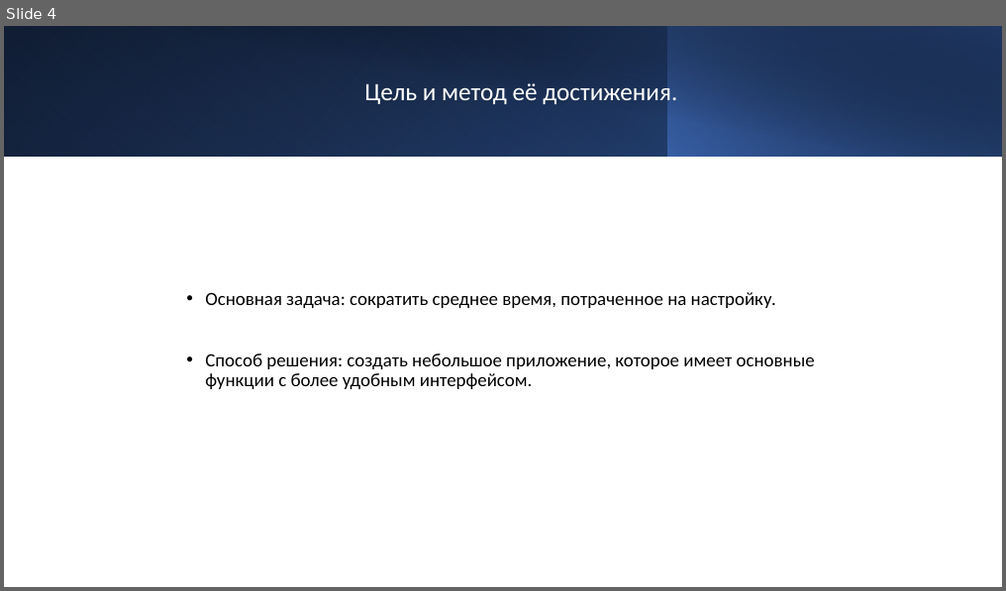
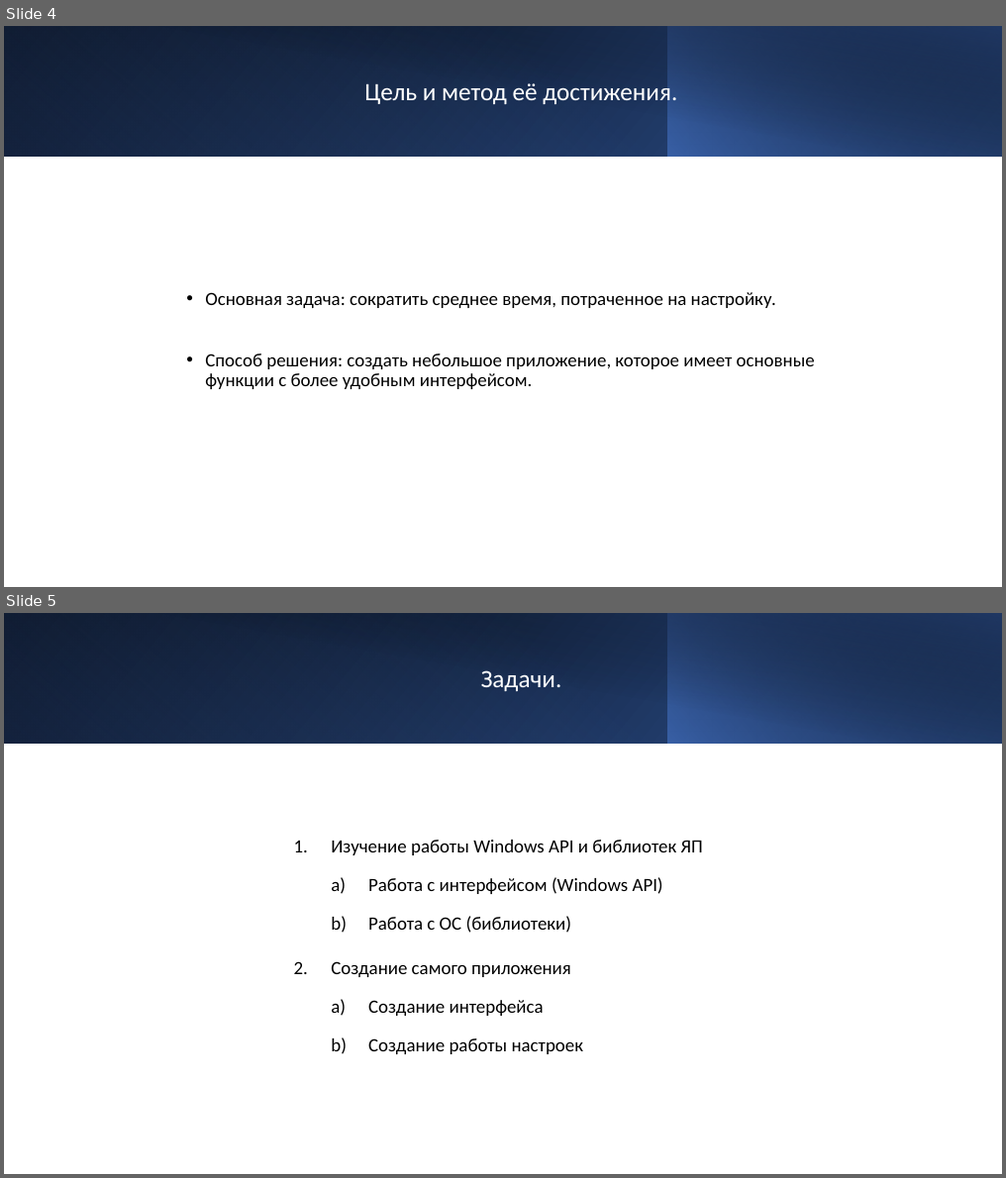
Before and after one commit to mosheadd/WinAPI_PRoject, a slide deck: Презентация.pptx. Shown one above the other, each under a label of ours: slide 4 before the commit, slides 4 and 5 after it. The pictures are 1006x591 and 1006x1178 pixels, drawn with LibreOffice and Linux fonts; fonts in the diff are those of the drawing. Boxes give left, top, right and bottom in pixels: in the first picture for what was removed or moved away, otherwise in the second. Text is boxed around its words. In the diff, an @@ line names an element or a change of style, - is before the commit and + after.

```diff
--- a/Презентация.pptx
+++ b/Презентация.pptx
@@ slide 5 added at bbox=[4, 613, 1002, 1174], background #FFFFFF @@
@@ rectangle added at bbox=[4, 613, 1002, 744], fill gradient #000000 to #2F5597 @@
@@ rectangle added at bbox=[4, 613, 668, 744], fill gradient #4472C4 to #203864 @@
@@ rectangle added at bbox=[42, 613, 1002, 744], fill gradient #000000 to #203864 @@
@@ rectangle added at bbox=[668, 613, 1002, 744], fill gradient #4472C4 to #000000 @@
@@ title added at bbox=[481, 670, 562, 691], 24 pt, text #FFFFFF @@
+Задачи.
@@ text added at bbox=[331, 840, 703, 1055], 18 pt, text #000000 @@
+1. Изучение работы Windows API и библиотек ЯП
+  a) Работа с интерфейсом (Windows API)
+  b) Работа с ОС (библиотеки)
+2. Создание самого приложения
+  a) Создание интерфейса
+  b) Создание работы настроек
```
Also in this commit, not shown: 2 slides changed, 2 other slides added.
